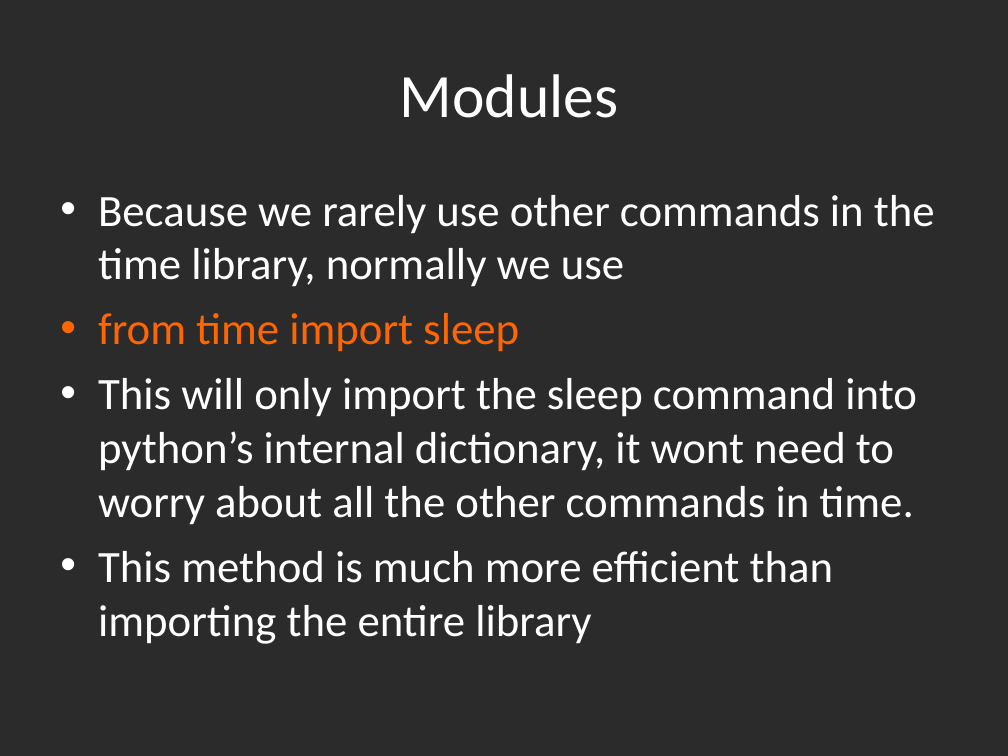
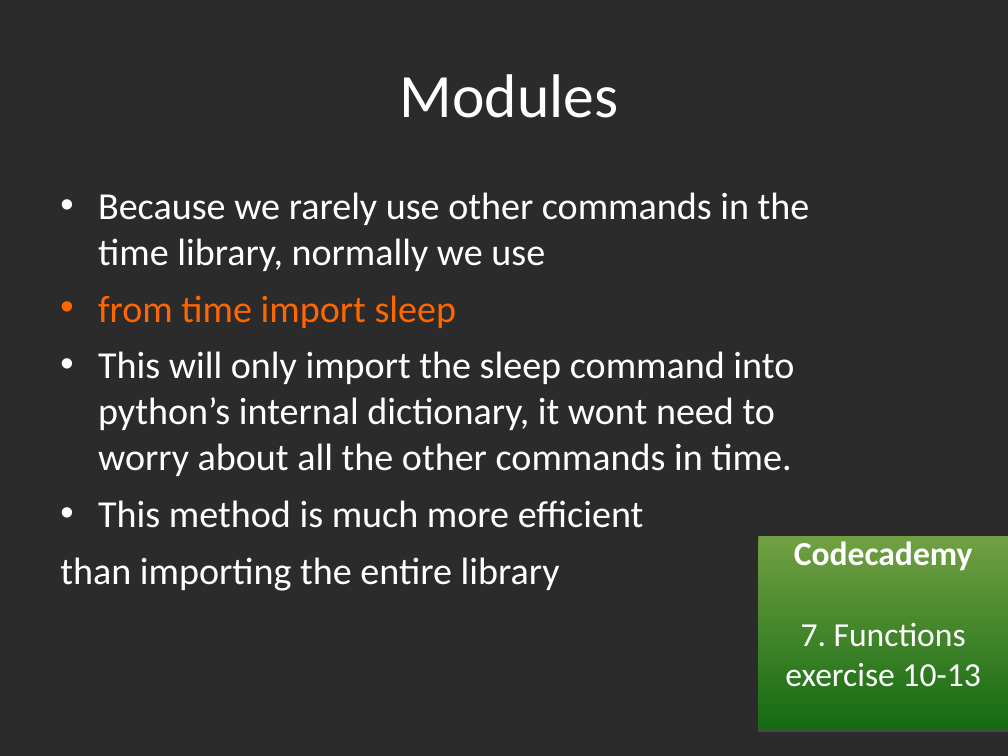
Before and after one commit to gbaman/RaspberryPi-Teaching-Materials, a slide deck: slide 40 of Powerpoints/Python 3.3.ppt (slide 37 before the commit). Drawn at 1008x756 pixels with LibreOffice and Linux fonts; fonts in the diff are those of the drawing; background and template pictures are left out; a plain dark background stands for a picture behind light text. Boxes give left, top, right and bottom in pixels: in the first picture for what was removed or moved away, otherwise in the second. Text is boxed around its words. In the diff, an @@ line names an element or a change of style, - is before the commit and + after.

Commit message:
Now includes codecademy links

```diff
--- a/Powerpoints/Python 3.3.ppt
+++ b/Powerpoints/Python 3.3.ppt
@@ text at (98,192,810,476): size 32 to 27.2 pt in "Because we rarely use other commands in ...", "from time import sleep", "This will only import the sleep command ..." @@
@@ text at (60,500,644,591): text changed; size 32 to 27.2 pt @@
-• This method is much more efficient than importing the entire library
+• This method is much more efficient
+than importing the entire library
@@ rectangle added at (758,536,1008,730), fill gradient #71A042 to #156B13, 24 pt, text #FFFFFF @@
+Codecademy
+7. Functions exercise 10-13
```
Also in this commit, not shown: 16 other slides changed, 4 slides added, 1 slide removed.
